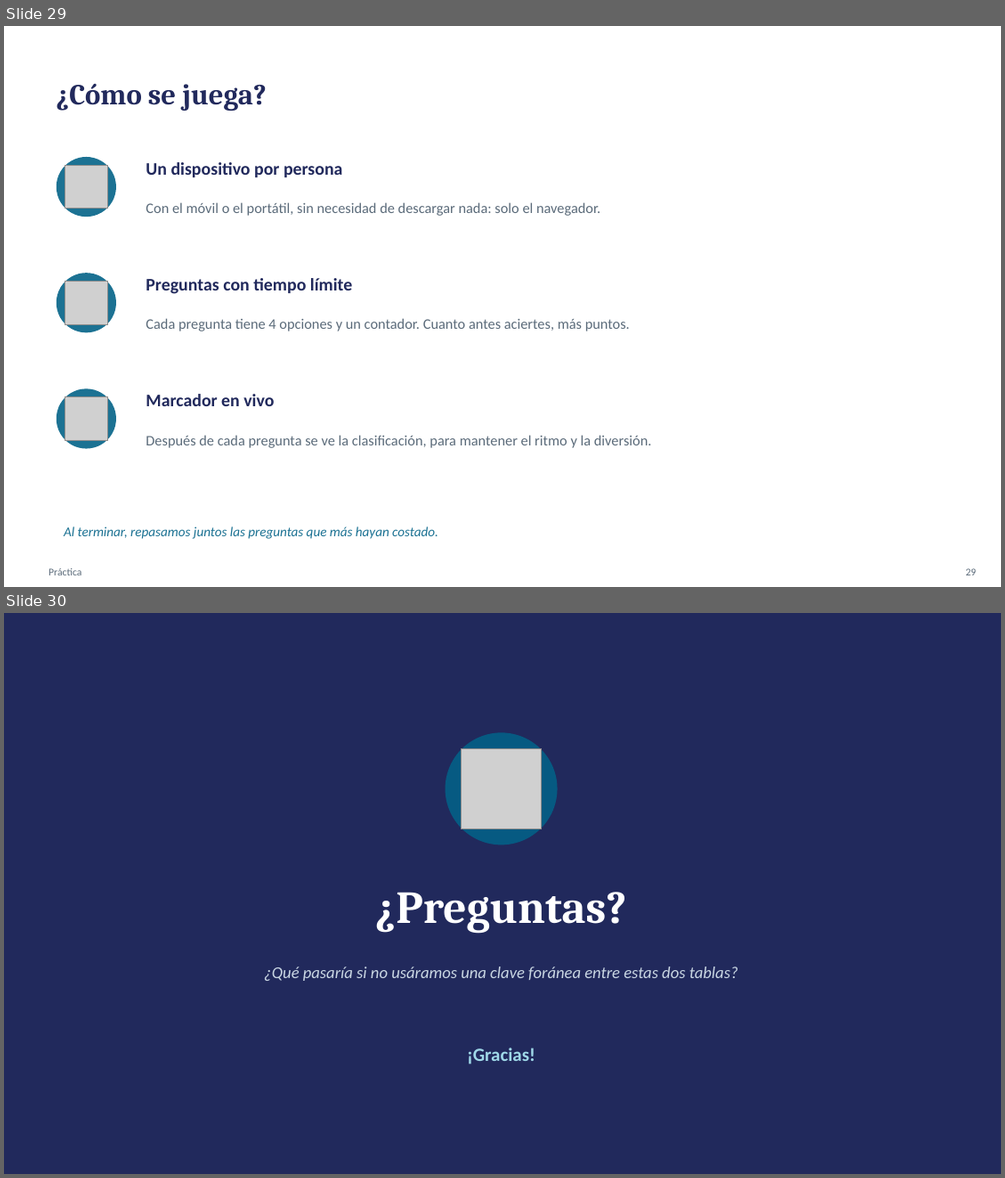
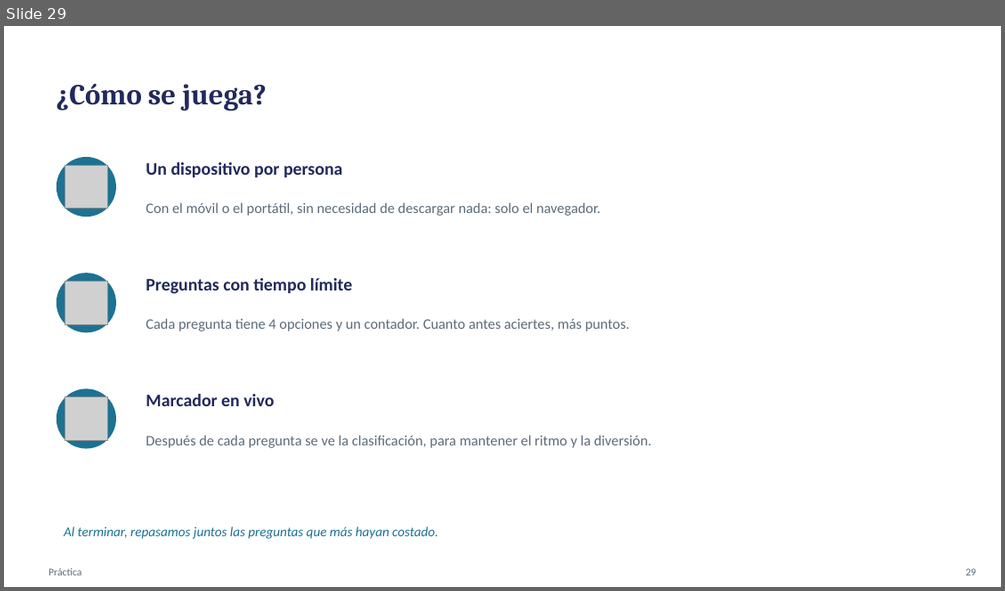
Before and after one commit to arita-pereira/bases-de-datos-relacionales-sql, a slide deck: docs/Bases_de_Datos_Relacionales_SQL.pptx. Shown one above the other, each under a label of ours: slides 29 and 30 before the commit, slide 29 after it. The pictures are 1005x1178 and 1005x591 pixels, drawn with LibreOffice and Linux fonts; fonts in the diff are those of the drawing; grey boxes stand for pictures. Boxes give left, top, right and bottom in pixels: in the first picture for what was removed or moved away, otherwise in the second. Text is boxed around its words. In the diff, an @@ line names an element or a change of style, - is before the commit and + after.

```diff
--- a/docs/Bases_de_Datos_Relacionales_SQL.pptx
+++ b/docs/Bases_de_Datos_Relacionales_SQL.pptx
@@ slide 30 removed at [4, 613, 1001, 1174], background #21295C @@
@@ ellipse removed at [445, 732, 558, 844] @@
@@ picture removed at [461, 748, 542, 829] @@
@@ text removed at [375, 892, 626, 933] @@
-¿Preguntas?
@@ text removed at [264, 966, 738, 981] @@
-¿Qué pasaría si no usáramos una clave foránea entre estas dos tablas?
@@ text removed at [467, 1047, 535, 1064] @@
-¡Gracias!
```
Also in this commit, not shown: 1 slide added, 1 other file.
